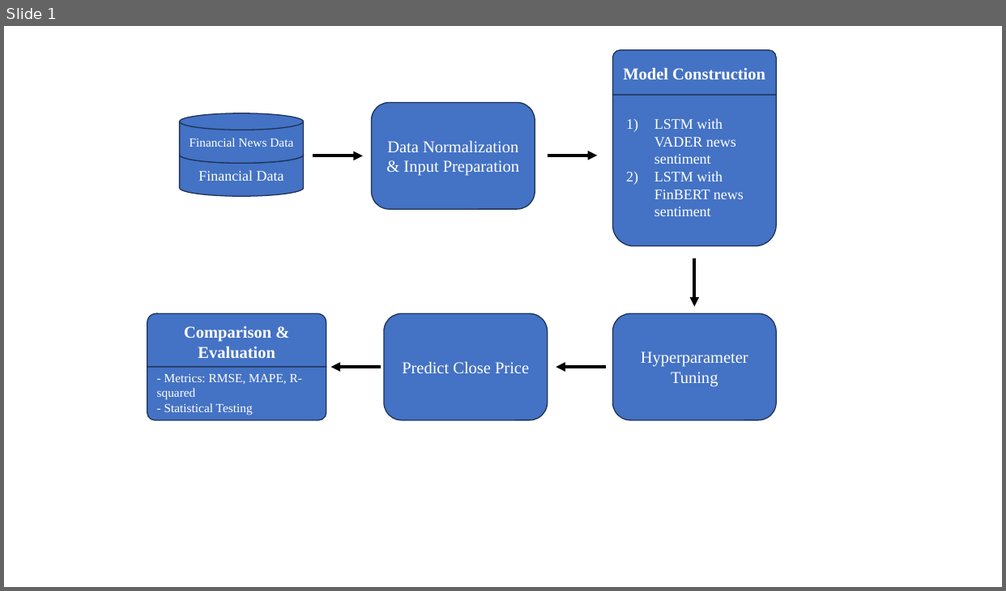
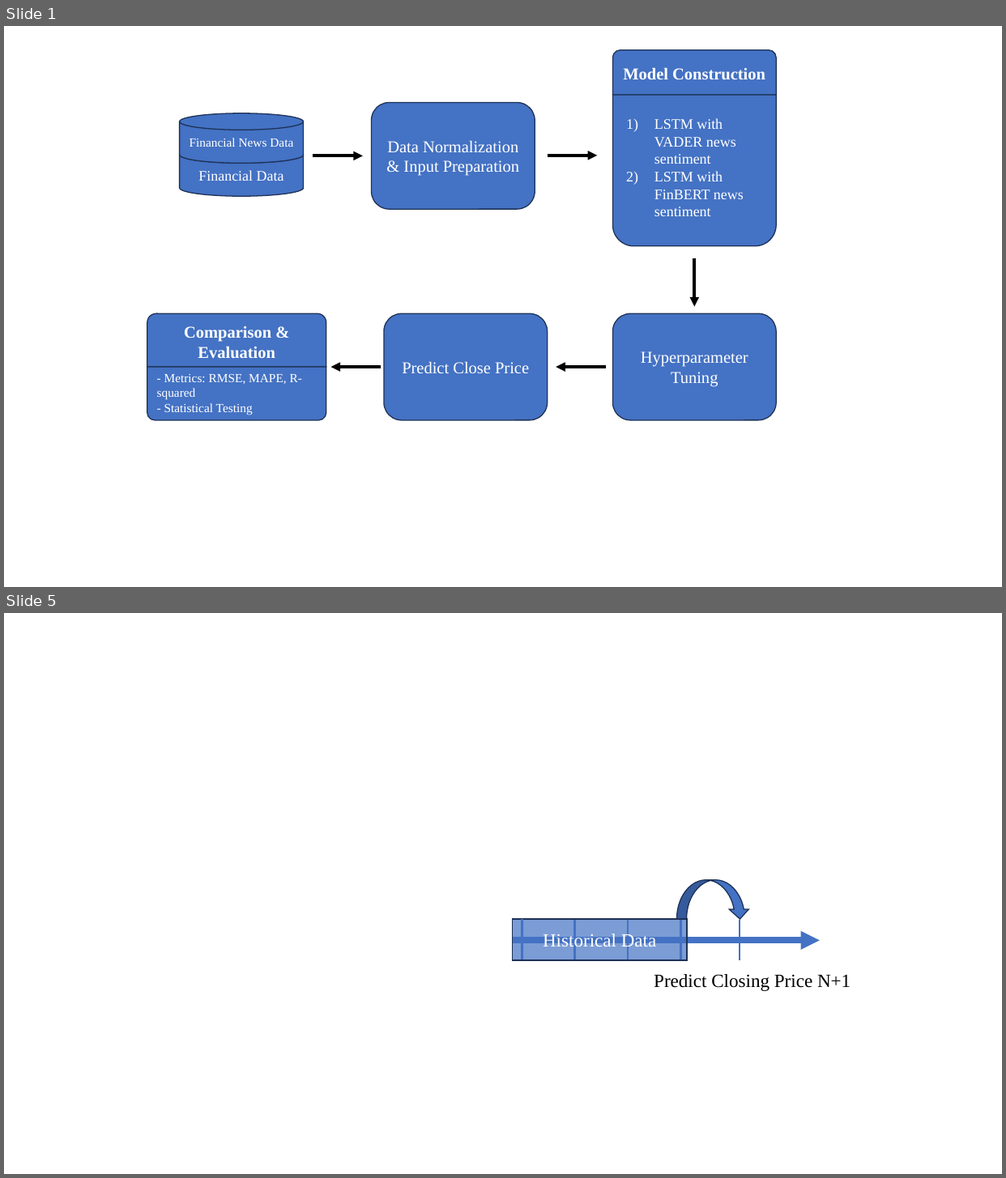
Before and after one commit to Pacholleck/Comparative-Analysis-of-Sentiment-Analysis-Techniques-for-Stock-Price-Prediction, a slide deck: New Approach/Figures/Figures.pptx. Shown one above the other, each under a label of ours: slide 1 before the commit, slides 1 and 5 after it; the slides between them are not shown. The pictures are 1006x591 and 1006x1178 pixels, drawn with LibreOffice and Linux fonts; fonts in the diff are those of the drawing. Boxes give left, top, right and bottom in pixels: in the first picture for what was removed or moved away, otherwise in the second. Text is boxed around its words. In the diff, an @@ line names an element or a change of style, - is before the commit and + after.

```diff
--- a/New Approach/Figures/Figures.pptx
+++ b/New Approach/Figures/Figures.pptx
@@ slide 5 added at box(4, 613, 1002, 1174), background #FFFFFF @@
@@ group added at box(513, 880, 850, 991): 6 lines, 1 arrow, 1 curved down arrow, 1 rectangle, 1 text @@
+Historical Data
+Predict Closing Price N+1
```
Also in this commit, not shown: 2 other slides added, 8 other files.
